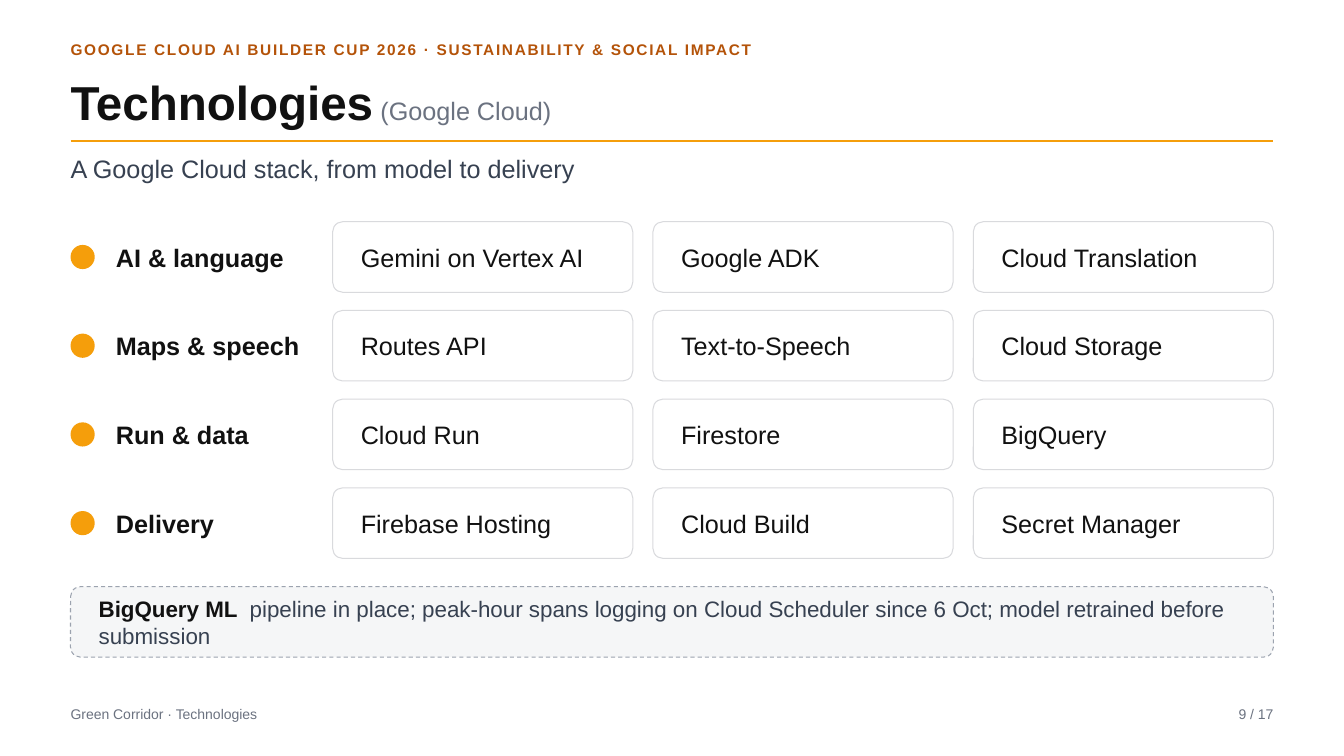
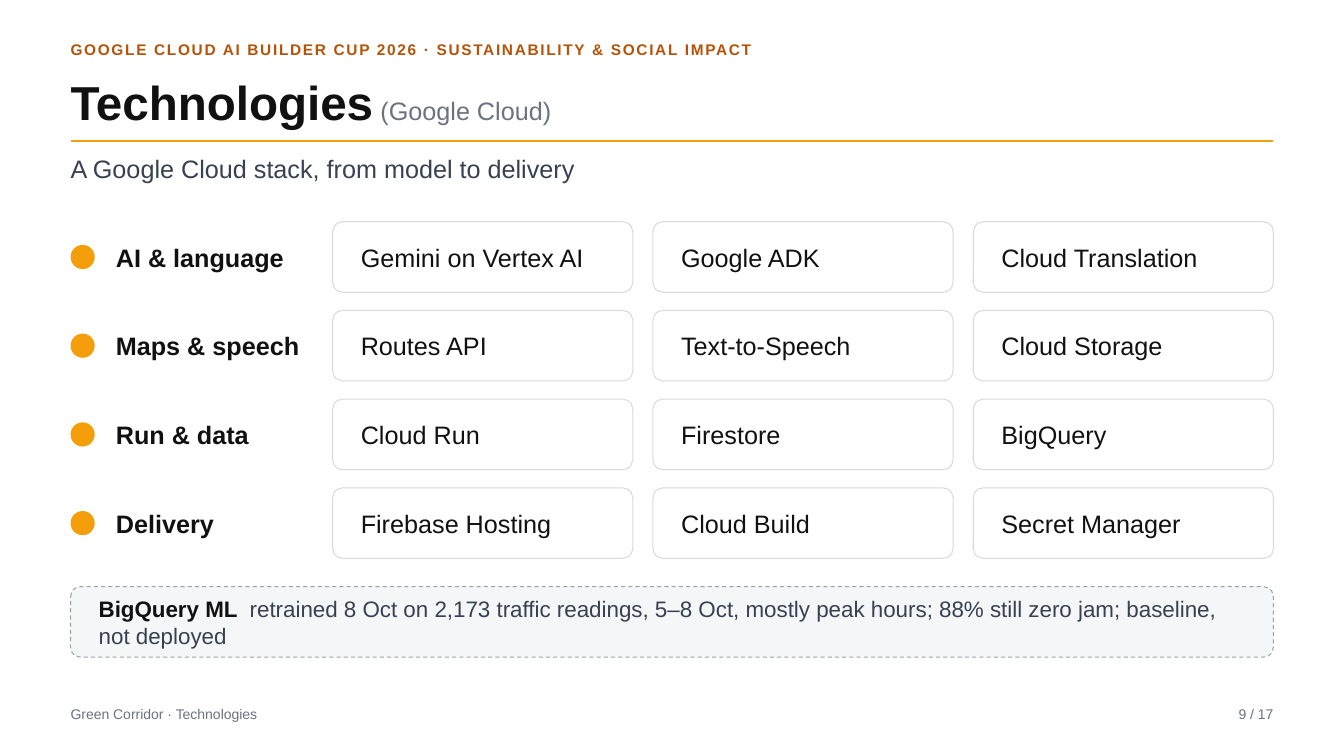
Before and after one commit to Nandish3010/ideal-disco, a slide deck: slide 9 of deck/Green-Corridor-Deck.pptx. Drawn at 1344x756 pixels with LibreOffice and Linux fonts; fonts in the diff are those of the drawing. Boxes give left, top, right and bottom in pixels: in the first picture for what was removed or moved away, otherwise in the second. Text is boxed around its words. In the diff, an @@ line names an element or a change of style, - is before the commit and + after.

Commit message:
data: retrain jam forecast on peak-hour rows and fill traffic counts

```diff
--- a/deck/Green-Corridor-Deck.pptx
+++ b/deck/Green-Corridor-Deck.pptx
@@ text in rounded rectangle at bbox=[99, 600, 1215, 649]: text changed @@
-BigQuery ML pipeline in place; peak-hour spans logging on Cloud Scheduler since 6 Oct; model retrained before submission
+BigQuery ML retrained 8 Oct on 2,173 traffic readings, 5–8 Oct, mostly peak hours; 88% still zero jam; baseline, not deployed
```
Also in this commit, not shown: 1 other slide changed, 10 other files.
